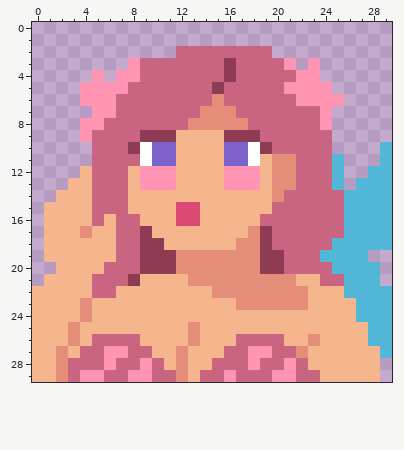
Pixel-art sprite -- react_main/public/images/roles/siren-vivid.png. Above: the version before the commit.
The file is 30x30 pixels. Pixels under 10% opacity are left out.
The same view after the edit:
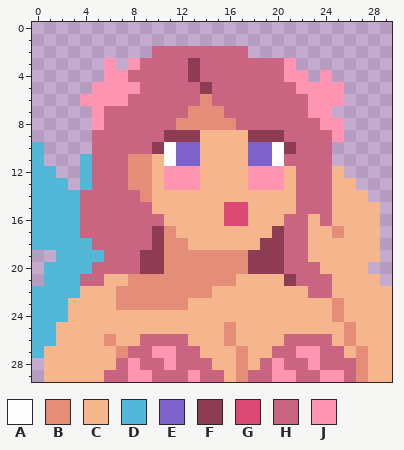
Palette (. is transparent): A #fffeff  B #e48d79  C #f5b68e  D #53b8d7  E #7c62ca  F #8e3c54  G #dc4974  H #ca6581  J #ff94b3
From old to new:
Changed rows in their new state; - is an unchanged pixel.
first column x 0:
 2 ----------HH------..----------
 3 ------J------F--H------.------
 4 -----.J-H----F--H----J-.J-----
 5 ----.---J-----FH-----H---J----
 6 -------J------BH------H-------
 7 ------H------B--H------J------
 8 ----.-------B----H-------J----
 9 ----.----HH-FF--CC-FF----J----
10 D-------HHFAEE--CCEEAF-------.
11 D---D---BBCAEE--CCEEAH---.---.
12 DD--D---BBC-JJ--CC-JJC---C--..
13 DDD.D---BBC-JJ--CC-JJC---CC...
14 DDDDH---HB----------CC---CCC..
15 DDDDH---HH--CC--GG--CC---CCCC.
16 DDDDH-H--HH-CC--GG-CC--C-CCCC.
17 DDDDHHH--HFB------CCF--CCBCCC.
18 DDDDDHH--H-BB----CC-F--CCCCCC.
19 -.DDDDH----B------F----CCCCCC-
20 -DDDDH-----B------F-----CCCC.-
21 -DDDH-CCBBBBB----CCCCFHH-CCCC-
22 DDDD-CCBBBBBBBBCCCCCCCCHH-CCCC
23 DDD-C--BBBBBB----CCCCCC--B-CCC
24 DDD-C--------------------B-CCC
25 DD-C---------C--B---------B-CC
26 DD-C-CBCCHHHHC--BCCCCHHHH-B-CC
27 D-C-CCCB--JJHH--CBCC--JJHH-B-C
28 .-CCCCC-JH-JHHHCCBC-JH-JHHHB-C
29 .-CCCC------HJ--CB------JJHB-C
Pixel boxes of the changes (left, top, right, bottom) in both pictures:
changed: (32, 46, 392, 382)
